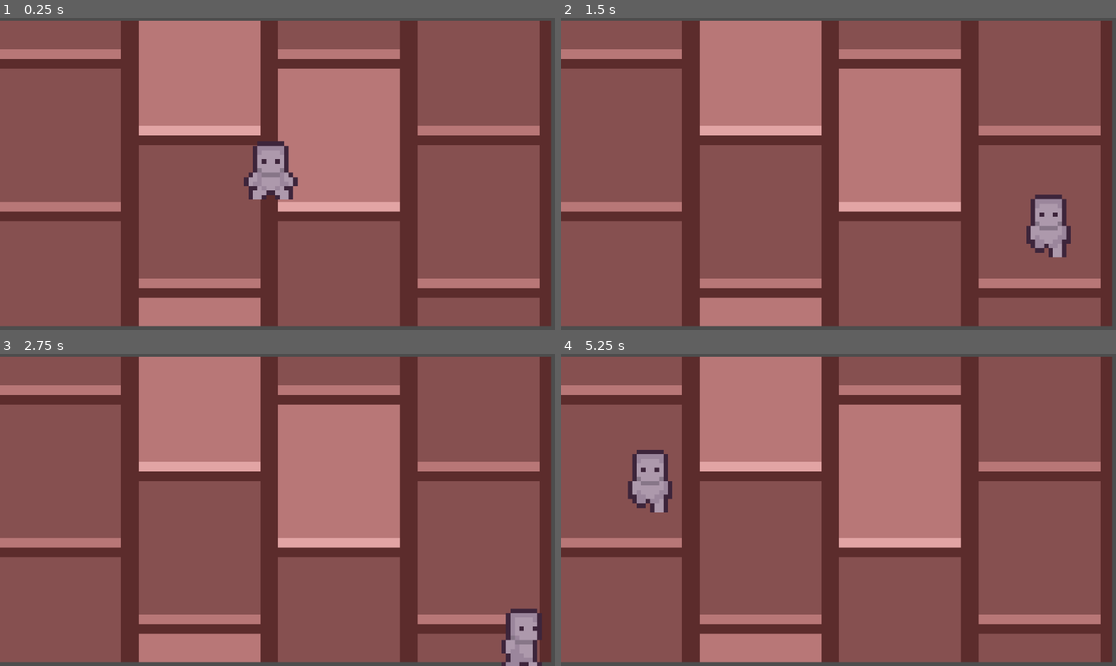
Above: before the commit, frames 1-4 (two rows, left to right).
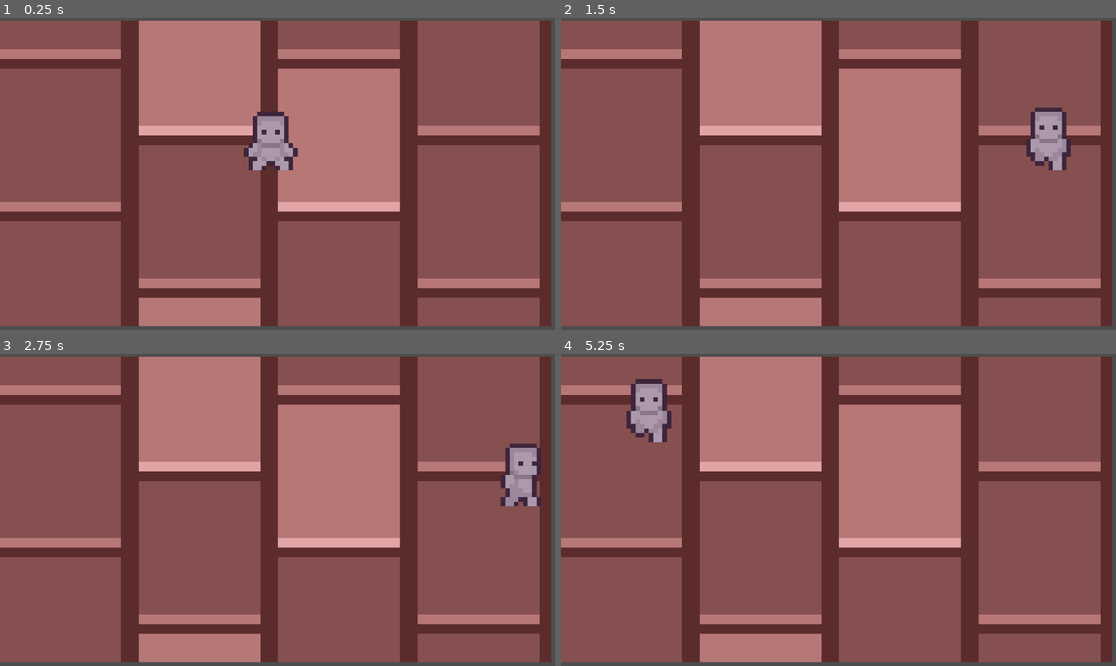
Above: after the commit, the same moments.

Repository: dddddakari/purgency
Game: Godot game, scene res://scene/game.tscn
Two runs of this game, one before a commit and one after it. Both use one fixed random seed, a clock stepped at 60 frames per second and the inputs below.
Inputs:
- Up to frame 1 (0.25 s): no input
- Up to frame 2 (1.5 s): hold Right (ui_right) 0.53-1.28 s; hold Down (ui_down) from 1.28 s (still down)
- Up to frame 3 (2.75 s): release Down (ui_down) at 2.03 s; hold Right (ui_right) from 2.03 s (still down)
- Up to frame 4 (5.25 s): release Right (ui_right) at 2.78 s; hold Up (ui_up) 2.78-3.53 s; hold Left (ui_left) 3.53-5.03 s; hold Down (ui_down) from 5.03 s (still down)

The runs differ from the first frame. In frame 1, 1.9% of the frame differs, in the area x 43-54%, y 30-59%; in frame 2, 2.6%; in frame 3, 2.4%; in frame 4, 2.6%, in the area x 11-21%, y 8-51%.

Commit message:
finished

Diff:
--- a/purgency-/scene/game.tscn
+++ b/purgency-/scene/game.tscn
@@ -4,8 +4,6 @@
 [ext_resource type="Texture2D" uid="uid://br07bu5j8xrhq" path="res://scene/floor_house_2.png" id="1_dbls1"]
 
 [sub_resource type="WorldBoundaryShape2D" id="WorldBoundaryShape2D_dbls1"]
-normal = Vector2(0.999998, -0.0018315)
-distance = 551.562
 
 [sub_resource type="WorldBoundaryShape2D" id="WorldBoundaryShape2D_33cqm"]
 normal = Vector2(-0.999956, 0.00936631)
